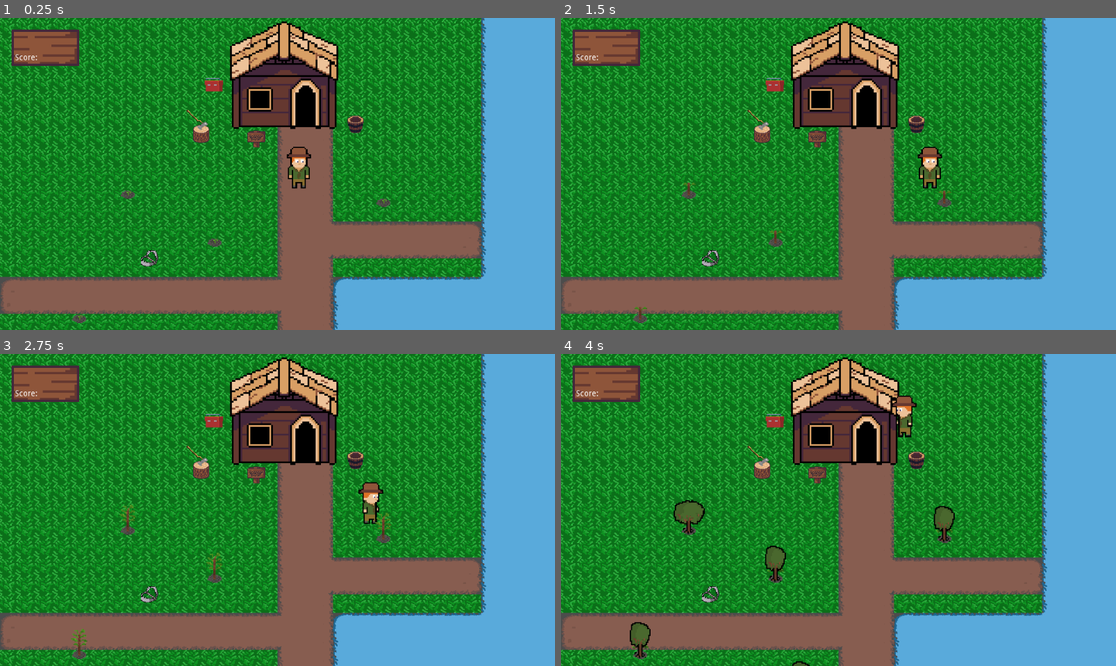
Above: before the commit, frames 1-4 (two rows, left to right).
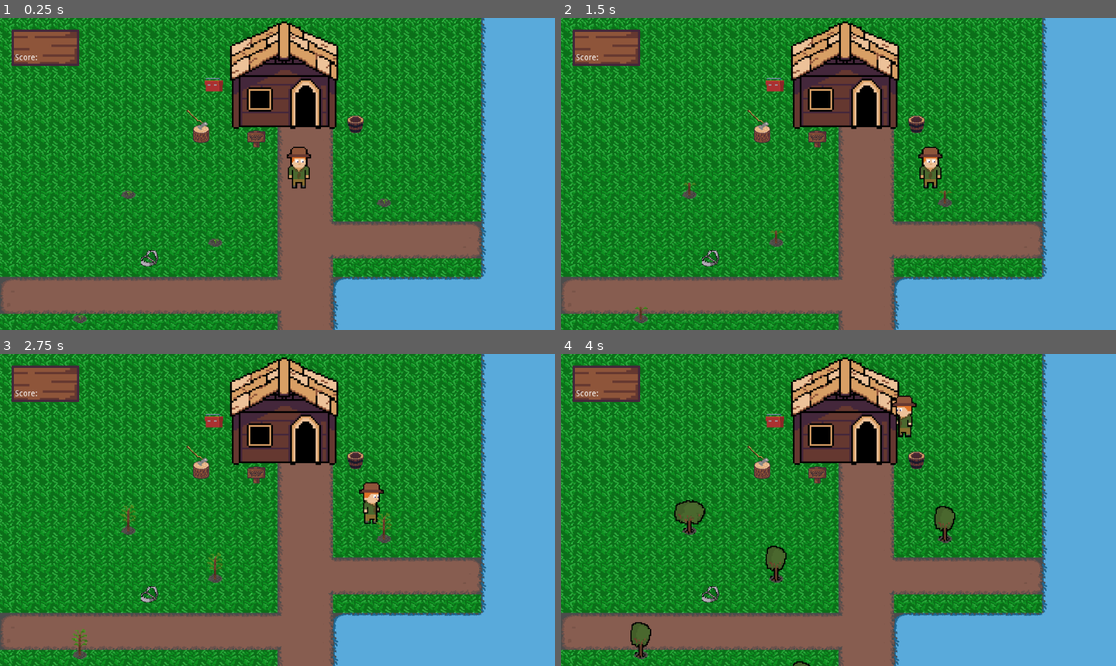
Above: after the commit, the same moments.

Repository: Robimy-gry/Forest-GJ
Game: Godot game, scene res://World.tscn
Same seed, same stepped clock (60 frames per second), same inputs: the game is played once before the commit and once after it.
Inputs:
- Up to frame 1 (0.25 s): no input
- Up to frame 2 (1.5 s): tap Enter at 0.5 s; hold Right (ui_right) 0.53-1.28 s; hold Space (ui_select) 0.53-1.28 s; hold Down (ui_down) from 1.28 s (still down); tap Space (ui_select) at 1.35 s
- Up to frame 3 (2.75 s): tap Space (ui_select) at 1.52, 1.82, 2 s; release Down (ui_down) at 2.03 s; hold Right (ui_right) from 2.03 s (still down); hold Space (ui_select) from 2.03 s (still down)
- Up to frame 4 (4 s): release Right (ui_right) at 2.78 s; release Space (ui_select) at 2.78 s; hold Up (ui_up) 2.78-3.53 s; tap Space (ui_select) at 2.85, 3.02, 3.32 s; hold Left (ui_left) from 3.53 s (still down); hold Space (ui_select) from 3.53 s (still down)

The runs differ from the first frame. In frame 1, less than 0.1% of the frame differs, in the area x 13-71%, y 55-98%; in frame 2, 0.2%; in frame 3, 0.3%; in frame 4, 0.4%, in the area x 12-72%, y 46-100%.

Commit message:
Trees burn and die after that. When chopped, tree disappears after given time

Diff:
--- a/TreeSpawner.gd
+++ b/TreeSpawner.gd
@@ -5,89 +5,87 @@
 export var spawn_area : Rect2 = Rect2(50, 50, 700, 700)
 export var max_trees = 15
 export var start_trees = 5
-var tree_count = 0 setget , tree_count_get
+#var tree_count = 0 setget , tree_count_get
 var tree_scene = preload("res://tree.tscn")
 
 var random = RandomNumberGenerator.new()
 
-func tree_count_get():
-	return tree_count
+#func tree_count_get():
+    #return Globatree_count
 
 func instance_tree():
 
-	#var tree = tree_scene.instance()
-	#add_child(tree)
-	var temp_x
-	var temp_y
-	var valid_position = false
-	var counter = 0
-	while not valid_position and counter < 50:
-		counter +=1
-		temp_x = spawn_area.position.x + random.randf_range(0, spawn_area.size.x)
-		temp_y = spawn_area.position.y + random.randf_range(0, spawn_area.size.y)
-		valid_position = test_position(Vector2(temp_x, temp_y+35))
+    var temp_x
+    var temp_y
+    var valid_position = false
+    var counter = 0
+    while not valid_position and counter < 50:
+        counter +=1
+        temp_x = spawn_area.position.x + random.randf_range(0, spawn_area.size.x)
+        temp_y = spawn_area.position.y + random.randf_range(0, spawn_area.size.y)
+        valid_position = test_position(Vector2(temp_x, temp_y+35))
 
-	if (valid_position):
-		var tree = tree_scene.instance()
-		add_child(tree)
-		tree_count += 1
-		tree.position.x = temp_x
-		tree.position.y = temp_y
-		tree.grow()
+    if (valid_position):
+        var tree = tree_scene.instance()
+        add_child(tree)
+        GlobalWorld.tree_count += 1
+        tree.position.x = temp_x
+        tree.position.y = temp_y
+        tree.grow()
 
 
 func test_position(position : Vector2):
 
-	var cell_coordinate = tilemap.world_to_map(position)
-	var cell_type_id = tilemap.get_cellv(cell_coordinate)
-	var is_grass = (cell_type_id == tilemap.tile_set.find_tile_by_name("Sprite11") ||
-		cell_type_id == tilemap.tile_set.find_tile_by_name("Sprite7") ||
-		cell_type_id == tilemap.tile_set.find_tile_by_name("Sprite3"))
+    var cell_coordinate = tilemap.world_to_map(position)
+    var cell_type_id = tilemap.get_cellv(cell_coordinate)
+    var is_grass = (cell_type_id == tilemap.tile_set.find_tile_by_name("Sprite11") ||
+        cell_type_id == tilemap.tile_set.find_tile_by_name("Sprite7") ||
+        cell_type_id == tilemap.tile_set.find_tile_by_name("Sprite3"))
 
-	var collection_trees = get_children()
+    var collection_trees = get_children()
 
-	var no_trees = true
-	for tree_node in collection_trees:
-		if tree_node.get_class() == "Area2D":
-			if(
-				(position.x < tree_node.get_position().x+120 && position.x > tree_node.get_position().x-120) &&
-				(position.y < tree_node.get_position().y+120 && position.y > tree_node.get_position().y-120)
-				):
-				no_trees = false
-				break
+    var no_trees = true
+    for tree_node in collection_trees:
+        if tree_node.get_class() == "Area2D":
+            if(
+                (position.x < tree_node.get_position().x+120 && position.x > tree_node.get_position().x-120) &&
+                (position.y < tree_node.get_position().y+120 && position.y > tree_node.get_position().y-120)
+                ):
+                no_trees = false
+                break
 
-	var players = get_tree().get_nodes_in_group("player")
-	for player in players:
-		if(
-			(position.x < player.get_position().x+60 && position.x > player.get_position().x-60) &&
-			(position.y < player.get_position().y+60 && position.y > player.get_position().y-60)
-			):
-			no_trees = false
-			break
+    var players = get_tree().get_nodes_in_group("player")
+    for player in players:
+        if(
+            (position.x < player.get_position().x+60 && position.x > player.get_position().x-60) &&
+            (position.y < player.get_position().y+60 && position.y > player.get_position().y-60)
+            ):
+            no_trees = false
+            break
 
-	var objects = get_tree().get_nodes_in_group("objects")
-	for object in objects:
-		if(
-			(position.x < object.get_position().x+60 && position.x > object.get_position().x-60) &&
-			(position.y < object.get_position().y+60 && position.y > object.get_position().y-60)
-			):
-			no_trees = false
-			break
+    var objects = get_tree().get_nodes_in_group("objects")
+    for object in objects:
+        if(
+            (position.x < object.get_position().x+60 && position.x > object.get_position().x-60) &&
+            (position.y < object.get_position().y+60 && position.y > object.get_position().y-60)
+            ):
+            no_trees = false
+            break
 
-	return is_grass and no_trees
+    return is_grass and no_trees
 
 
 
 func _ready():
 
-	tilemap = get_tree().root.get_node("World/Grass")
+    tilemap = get_tree().root.get_node("World/Grass")
 
-	random.randomize()
+    random.randomize()
 
-	for i in range(start_trees):
-		instance_tree()
+    for i in range(start_trees):
+        instance_tree()
 
 func _on_Timer_timeout():
 
-	if tree_count < max_trees:
-		instance_tree()
+    if GlobalWorld.tree_count < max_trees:
+        instance_tree()
--- a/World.gd
+++ b/World.gd
@@ -1,6 +1,8 @@
 extends Node2D
 
-var collection_trees = null
+
+var tree_count = 0
+
 var tools = {
  "bucket":false,
  "axe":false,
--- a/World.tscn
+++ b/World.tscn
@@ -36,10 +36,6 @@
 
 [node name="World" type="Node2D"]
 script = ExtResource( 6 )
-__meta__ = {
-"_edit_horizontal_guides_": [ 250.954, 591.275 ],
-"_edit_vertical_guides_": [ 943.937 ]
-}
 
 [node name="Grass" type="TileMap" parent="."]
 tile_set = ExtResource( 2 )
@@ -174,6 +170,7 @@
 [node name="TreeSpawner" parent="trees" groups=[
 "trees_grp",
 ] instance=ExtResource( 4 )]
+position = Vector2( 1, 0 )
 spawn_area = Rect2( 50, 250, 750, 350 )
 max_trees = 20
 
--- a/tree.gd
+++ b/tree.gd
@@ -14,6 +14,8 @@
 
 var canInteract = false
 var deadTree = false
+var isGrown = false
+var isBurnt = false
 
 # Called when the node enters the scene tree for the first time.
 func _ready():
@@ -25,16 +27,26 @@
     burnt.hide()
 
 func setFire():
-    if !deadTree:
+    if !deadTree and !isBurnt and isGrown:
         $Fire.play()
         tree.hide()
         fire.show()
+        $BurnTimer.start()
+
+func burnTree():
+    if !deadTree and !isBurnt and isGrown:
+        isBurnt = true
+        $Fire.stop()
+        tree.hide()
+        fire.hide()
+        burnt.show()
 
 func putOutFire():
     if !deadTree:
         tree.show()
         fire.hide()
         $Fire.stop()
+        $BurnTimer.stop()
         if GlobalWorld.isBucketFilled == true:
             $Splash.play()
         GlobalWorld.isBucketFilled = false
@@ -45,10 +57,14 @@
     stump.show()
     tree.hide()
     fire.hide()
+    burnt.hide()
     if deadTree == false:
         $TreeCut.play()
     deadTree = true
     $Fire.stop()
+    $BurnTimer.stop()
+    if deadTree == true:
+        $DisappearTimer.start()
 
 
 func _on_tree_body_entered(body):
@@ -60,7 +76,7 @@
     interactWithTree()
 
 func interactWithTree():
-    if canInteract and Input.is_action_just_pressed("ui_select"):
+    if canInteract and Input.is_action_just_pressed("ui_select") and isGrown:
         if GlobalWorld.tools["axe"] == true:
             chopedTree()
         if GlobalWorld.isBucketFilled == true and GlobalWorld.tools["bucket"] and fire.is_visible_in_tree():
@@ -75,8 +91,18 @@
     $AnimatedSprite.play("grow")
 
 func _on_AnimatedSprite_animation_finished() -> void:
+    $AnimatedSprite.hide()
+    isGrown = true
     tree.show()
+
+func _die():
+    GlobalWorld.tree_count -= 1
+    queue_free()
 
 
 func _on_DisappearTimer_timeout() -> void:
-    print("Tree died")
+    _die()
+
+
+func _on_BurnTimer_timeout() -> void:
+    burnTree()
--- a/tree.tscn
+++ b/tree.tscn
@@ -82,7 +82,13 @@
 
 [node name="DisappearTimer" type="Timer" parent="."]
 wait_time = 5.0
+one_shot = true
+
+[node name="BurnTimer" type="Timer" parent="."]
+wait_time = 5.0
+one_shot = true
 [connection signal="body_entered" from="." to="." method="_on_tree_body_entered"]
 [connection signal="body_exited" from="." to="." method="_on_tree_body_exited"]
 [connection signal="animation_finished" from="AnimatedSprite" to="." method="_on_AnimatedSprite_animation_finished"]
 [connection signal="timeout" from="DisappearTimer" to="." method="_on_DisappearTimer_timeout"]
+[connection signal="timeout" from="BurnTimer" to="." method="_on_BurnTimer_timeout"]
--- a/trees.gd
+++ b/trees.gd
@@ -20,7 +20,6 @@
 
 
 func _on_TreeTimer_timeout():
-    var num_trees = find_node("TreeSpawner").tree_count_get()
     #node 0 is Timer, so counting from node 1
-    var index = randi() % num_trees+1
+    var index = randi() % GlobalWorld.tree_count +1
     getTree(index).setFire()
